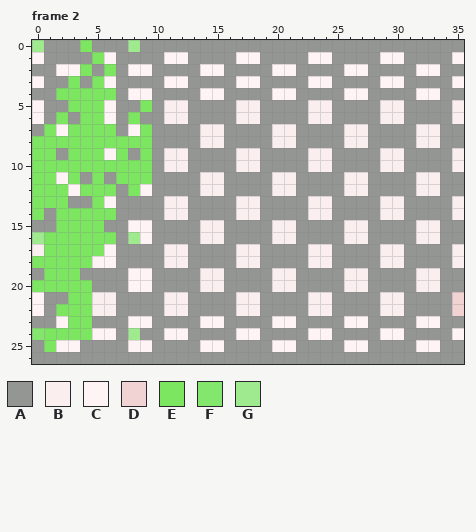
Two states of a animated GIF sprite, frogweb/froga/res/img/walk2m.gif. That is the earlier state.
The file is 36x27 pixels, 8 frames. Colours within 5 levels of each other are drawn and written as one. Shown: frame 2. The commit also changed other frames, which this record leaves out.
Palette (. is transparent): A #949693  B #fbeeef  C #fff4f5  D #f0d3d2  E #7ce660  F #82e76c  G #9fe98e
Pixels before, frame 2, first column x 0:
 0 GAAAEAAAGAAAAAAAAAAAAAAAAAAAAAAAAAAA
 1 CAAAAECAAAACCAAAACCAAAACCAAAACCAAAAC
 2 AACCEAEACCAAAACCAAAACCAAAACCAAAACCAA
 3 CAAEAECAAAACCAAAACCAAAACCAAAACCAAAAC
 4 AAEEEEEACCAAAACCAAAACCAAAACCAAAACCAA
 5 CAAEEECAAEABBAAAABBAAAABBAAAABBAAAAB
 6 CAEAEECAEAABBAAAABBAAAABBAAAABBAAAAB
 7 AECEEEEACEAAAABBAAAABBAAAABBAAAABBAA
 8 EEEEEEEEEEAAAABBAAAABBAAAABBAAAABBAA
 9 EEAEEECEAEABBAAAABBAAAABBAAAABBAAAAB
10 EEEEEEEEEEABBAAAABBAAAABBAAAABBAAAAB
11 EECEAEAEEEAAAABBAAAABBAAAABBAAAABBAA
12 EEECEEEAECAAAABBAAAABBAAAABBAAAABBAA
13 EEEAAECAAAABBAAAABBAAAABBAAAABBAAAAB
14 EAEEEEEAAAABBAAAABBAAAABBAAAABBAAAAB
15 AAEEEEAACCAAAABBAAAABBAAAABBAAAABBAA
16 GEEEEEEAGCAAAABBAAAABBAAAABBAAAABBAA
17 BEEEEECAAAABBAAAABBAAAABBAAAABBAAAAB
18 EEEEECCAAAABBAAAABBAAAABBAAAABBAAAAB
19 AEEEAAAACCAAAABBAAAABBAAAABBAAAABBAA
20 EEEEEAAACCAAAABBAAAABBAAAABBAAAABBAA
21 CAAEEBBAAAABBAAAABBAAAABBAAAABBAAAAD
22 CAEEEBBAAAABBAAAABBAAAABBAAAABBAAAAD
23 AACEEAAACCAAAACCAAAACCAAAACCAAAACCAA
24 FEEEECCAGAACCAAAACCAAAACCAAAACCAAAAC
25 AECCAAAACCAAAACCAAAACCAAAACCAAAACCAA
26 AAAAAAAAAAAAAAAAAAAAAAAAAAAAAAAAAAAA
Now the later version:
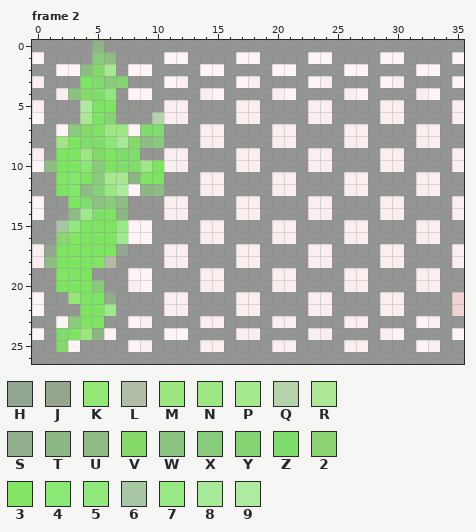
Colours new in this view: H #93a693  J #95a68d  K #93e876  L #b2bda5  M #9ae87f  N #9fe785  P #a7e98f  Q #b6d3a9  R #ade897  S #91ad8c  T #8db685  U #8dbd84  V #85d969  W #8ac37f  X #88cb7a  Y #84d473  Z #7fdd6b  2 #8cd474  3 #82e664  4 #8ae875  5 #91e87d  6 #a7c6a3  7 #99e986  8 #a6ea97  9 #aeeb9f
What changed:
Changed rows in their new state; - is an unchanged pixel.
Frame 2:
first column x 0:
 0 A---AT--A-------------------------
 1 -----XU---------------------------
 2 ----UVP---------------------------
 3 B--AEZXY----B-----B-----B-----B---
 4 --BWVZ5-------B-----B-----B-----B-
 5 B--A9-E--A------------------------
 6 --A-R-Y-A-Q-----------------------
 7 -A-XV-NN-ZZ-----------------------
 8 AAN-ZZ48VUX-----------------------
 9 BAE-MVEZZA------------------------
10 CU--4X-ZZNE-----------------------
11 AA3FEXPPT-E-----------------------
12 AA-FUYM9CTU-----------------------
13 CAAEZWXU--------------------------
14 C-AUGZ-T--------------------------
15 --65--E7--------------------------
16 AA23---GC-------------------------
17 -J----EH--------------------------
18 BU---3L---------------------------
19 -A3-E-----------------------------
20 AA---X--B-------------------------
21 ---K-ES---------------------------
22 --AA-EG---------------------------
23 ---X-E---B----BB----BB----BB-----B
24 CAZ-MT--A--------BB----BB----B----
25 -AV------B----BB----BB----BB-----B
Pixel boxes of the changes (left, top, right, bottom) in both pictures:
changed: (32, 40, 392, 352)
changed: (392, 76, 428, 100)
changed: (428, 316, 440, 352)
